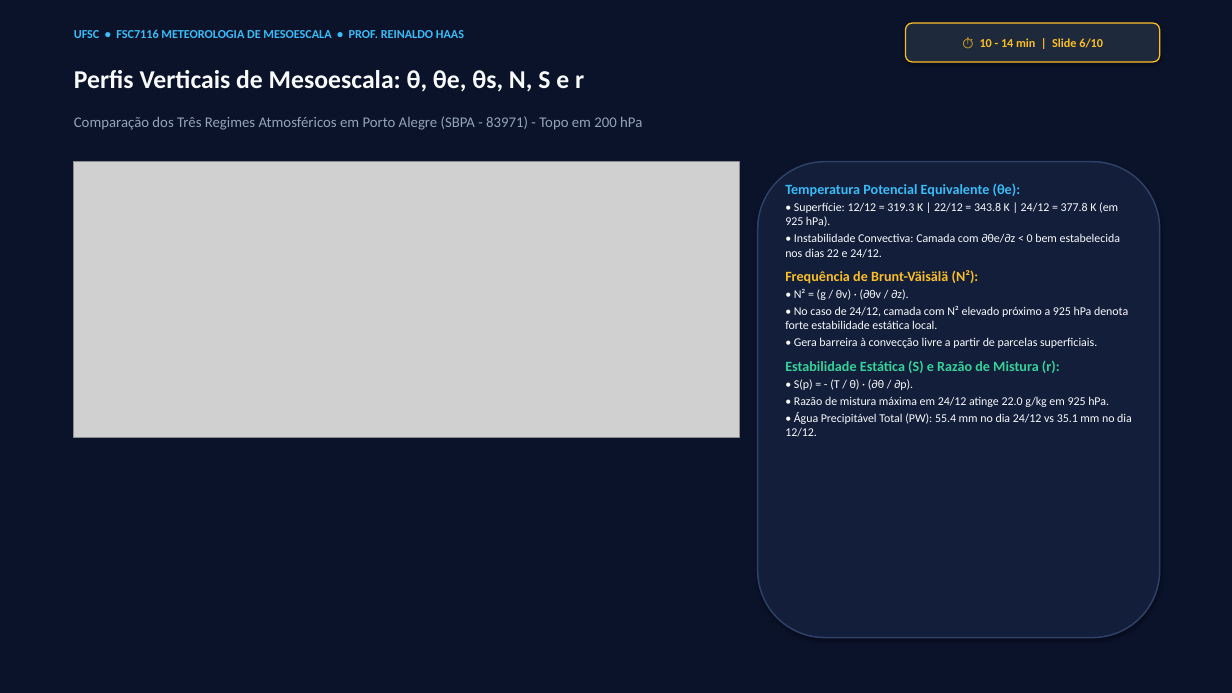
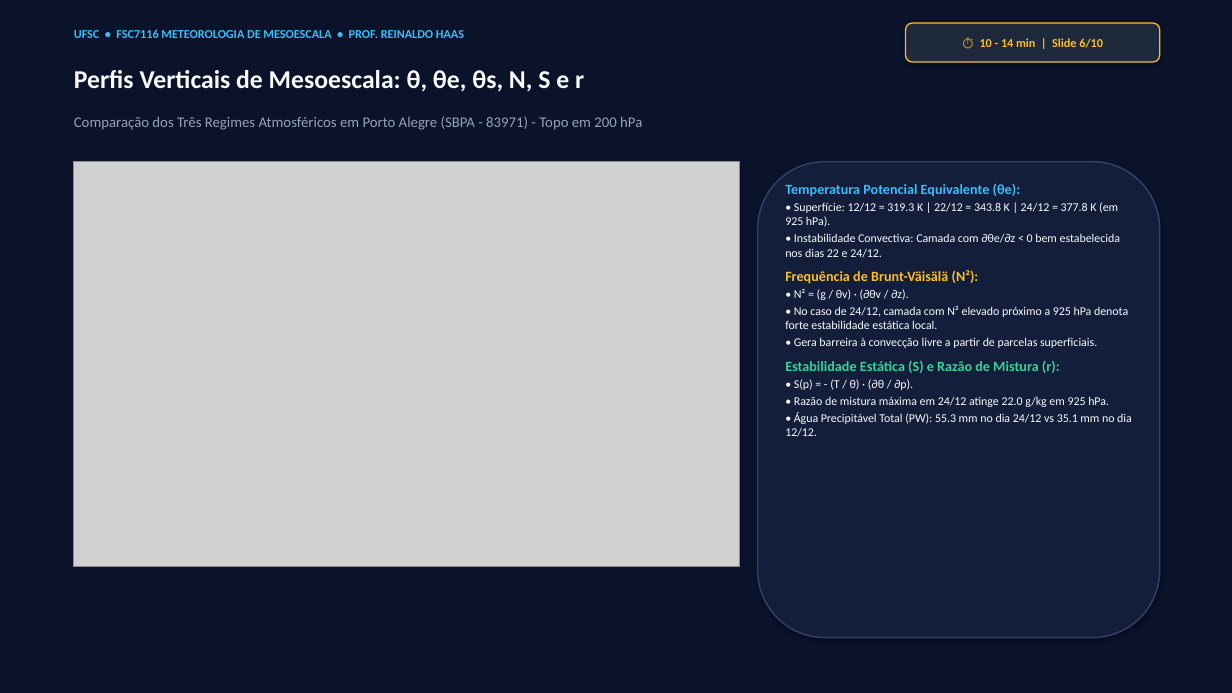
Before and after one commit to reinaldohaas/tarefa-meso, a slide deck: slide 6 of apresentacao_meso.pptx. Drawn at 1232x693 pixels with LibreOffice and Linux fonts; fonts in the diff are those of the drawing; grey boxes stand for pictures. Boxes give left, top, right and bottom in pixels: in the first picture for what was removed or moved away, otherwise in the second. Text is boxed around its words. In the diff, an @@ line names an element or a change of style, - is before the commit and + after.

```diff
--- a/apresentacao_meso.pptx
+++ b/apresentacao_meso.pptx
@@ picture: place and size @@
-picture at (74,162,739,437)
+picture at (74,162,739,567)
@@ text at (785,412,1132,437): text changed @@
-• Água Precipitável Total (PW): 55.4 mm no dia 24/12 vs 35.1 mm no dia 12/12.
+• Água Precipitável Total (PW): 55.3 mm no dia 24/12 vs 35.1 mm no dia 12/12.
```
Also in this commit, not shown: 7 other slides changed, 37 other files.
